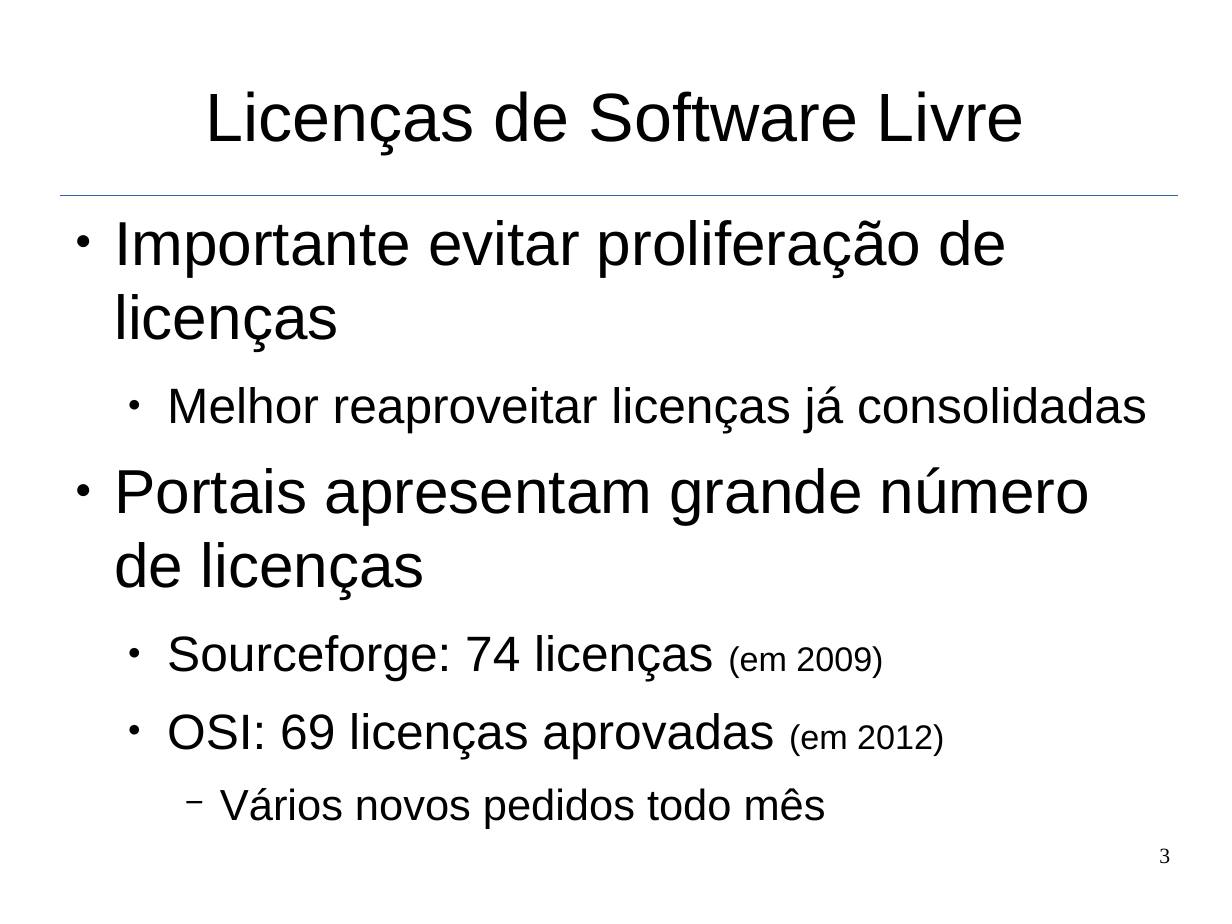
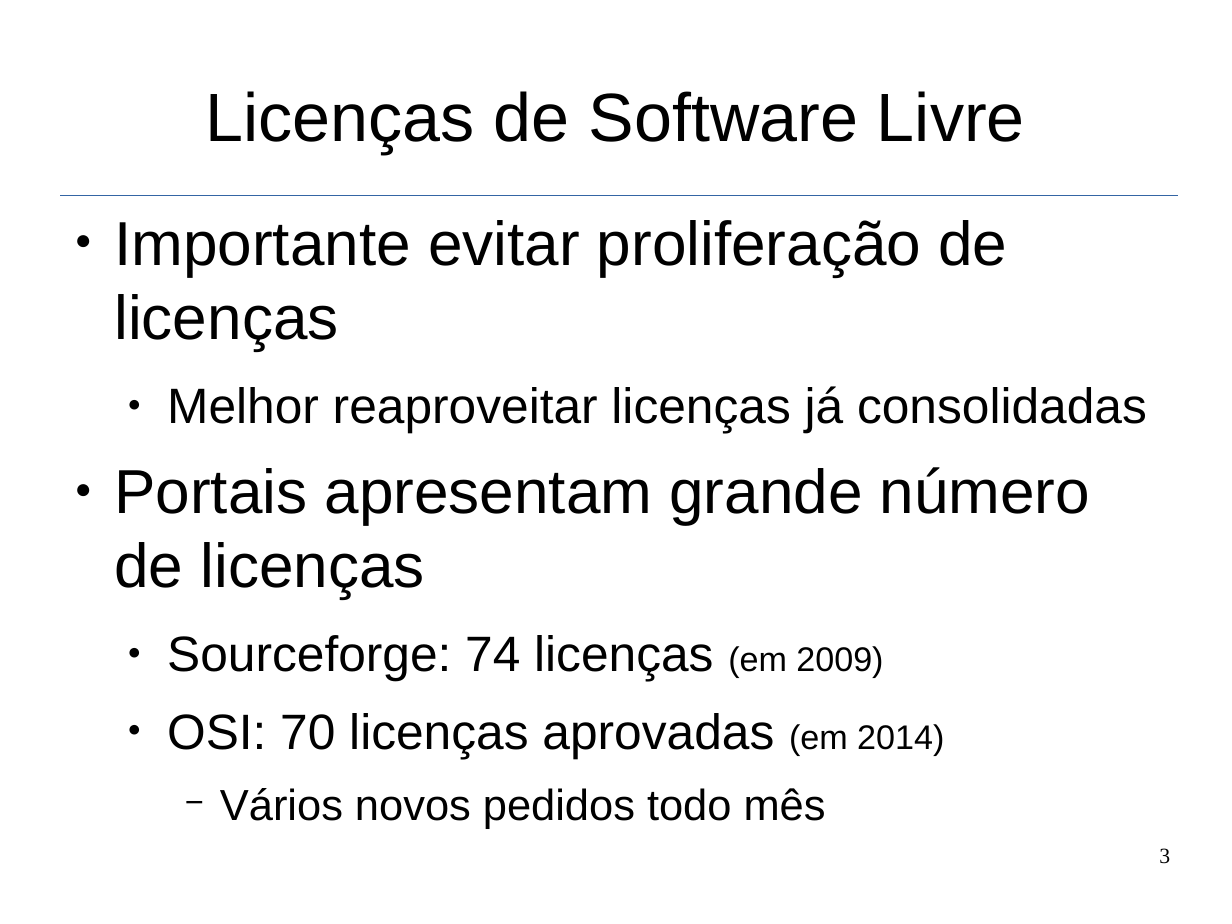
Before and after one commit to fernandocastor/aulas_floss, a slide deck: slide 3 of 09_Licencas/10_licencas.odp. Drawn at 1232x924 pixels with LibreOffice and Linux fonts; fonts in the diff are those of the drawing. Boxes give left, top, right and bottom in pixels: in the first picture for what was removed or moved away, otherwise in the second. Text is boxed around its words. In the diff, an @@ line names an element or a change of style, - is before the commit and + after.

```diff
--- a/09_Licencas/10_licencas.odp
+++ b/09_Licencas/10_licencas.odp
@@ text at <box>167,713,944,758</box>: text changed @@
-  ● OSI: 69 licenças aprovadas (em 2012)
+  ● OSI: 70 licenças aprovadas (em 2014)
```
Also in this commit, not shown: 10 other slides changed, 1 slide added.
